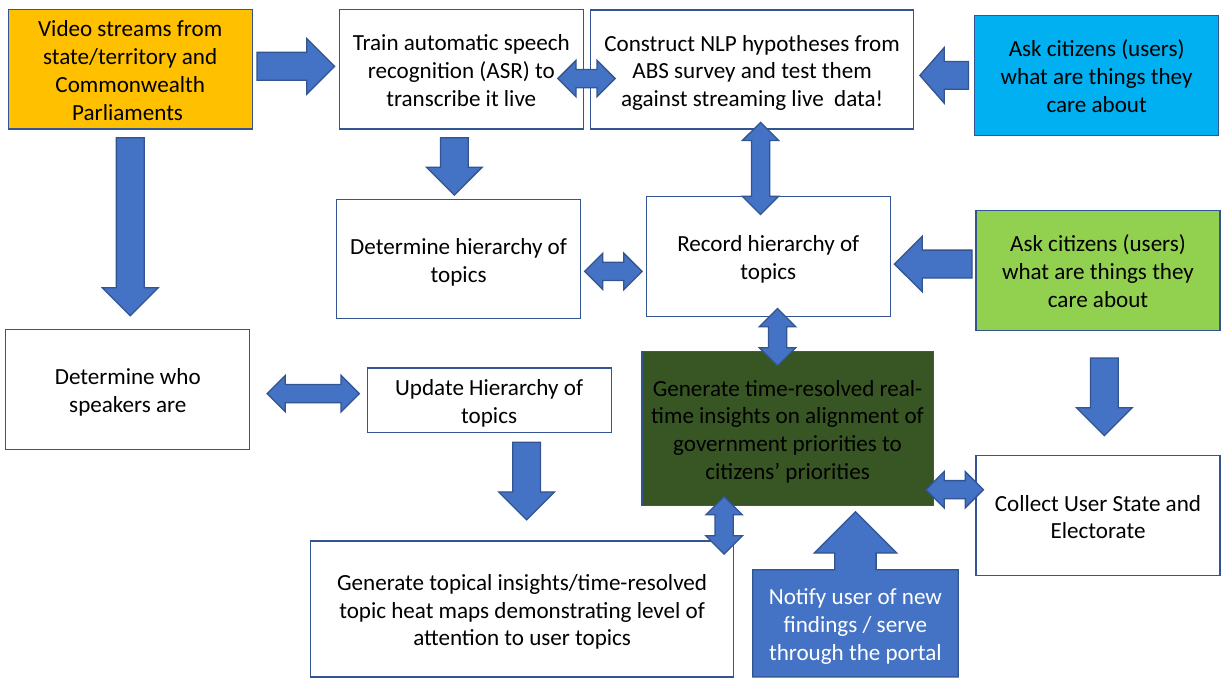
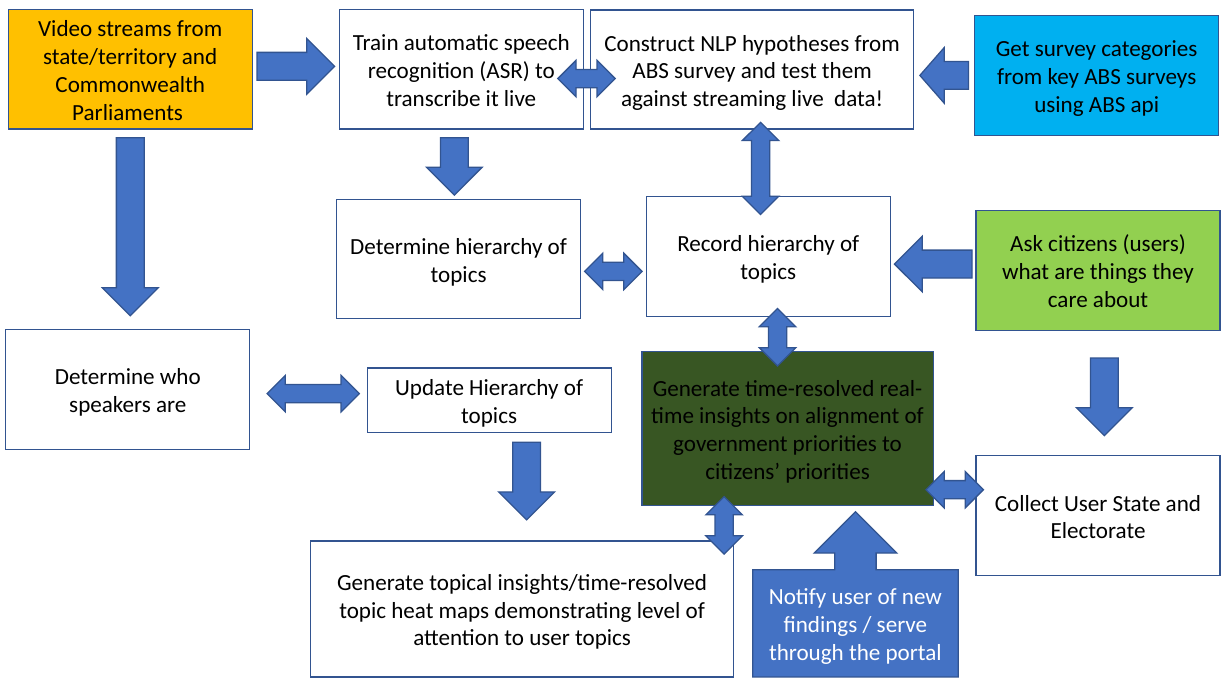
Before and after one commit to dronovroman/gh2021, a slide deck: slide 1 of Project SMRT idea outline.pptx. Drawn at 1232x693 pixels with LibreOffice and Linux fonts; fonts in the diff are those of the drawing. Boxes give left, top, right and bottom in pixels: in the first picture for what was removed or moved away, otherwise in the second. Text is boxed around its words. In the diff, an @@ line names an element or a change of style, - is before the commit and + after.

```diff
--- a/Project SMRT idea outline.pptx
+++ b/Project SMRT idea outline.pptx
@@ text in rectangle at (996, 40, 1197, 116): text changed @@
-Ask citizens (users) what are things they care about
+Get survey categories from key ABS surveys using ABS api
```
Also in this commit, not shown: 8 other files.
